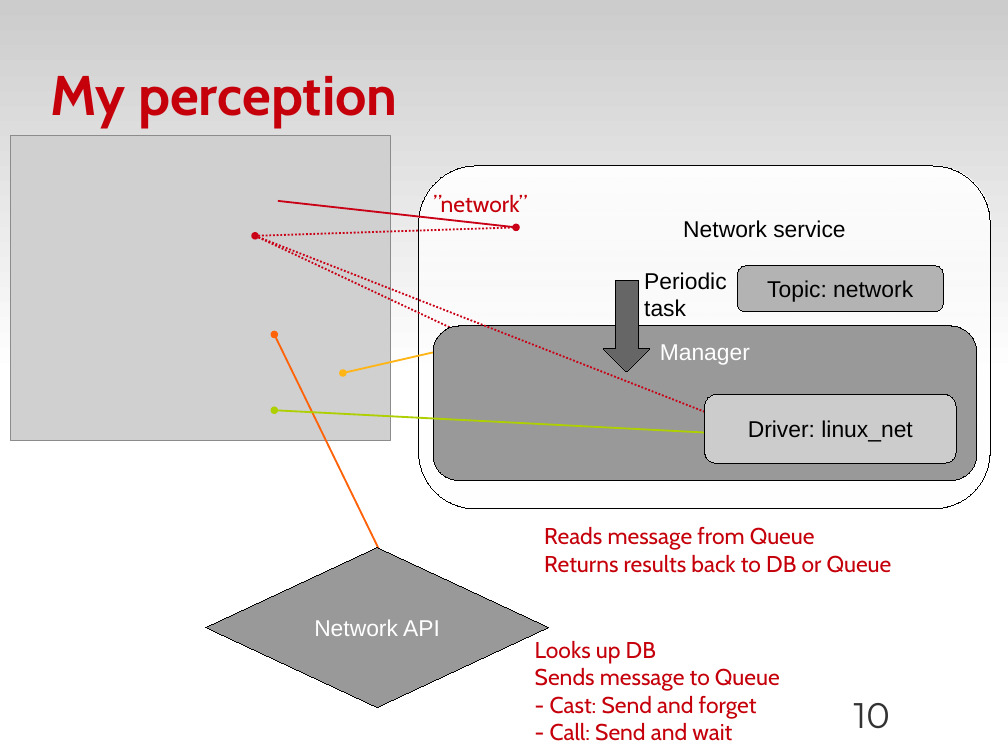
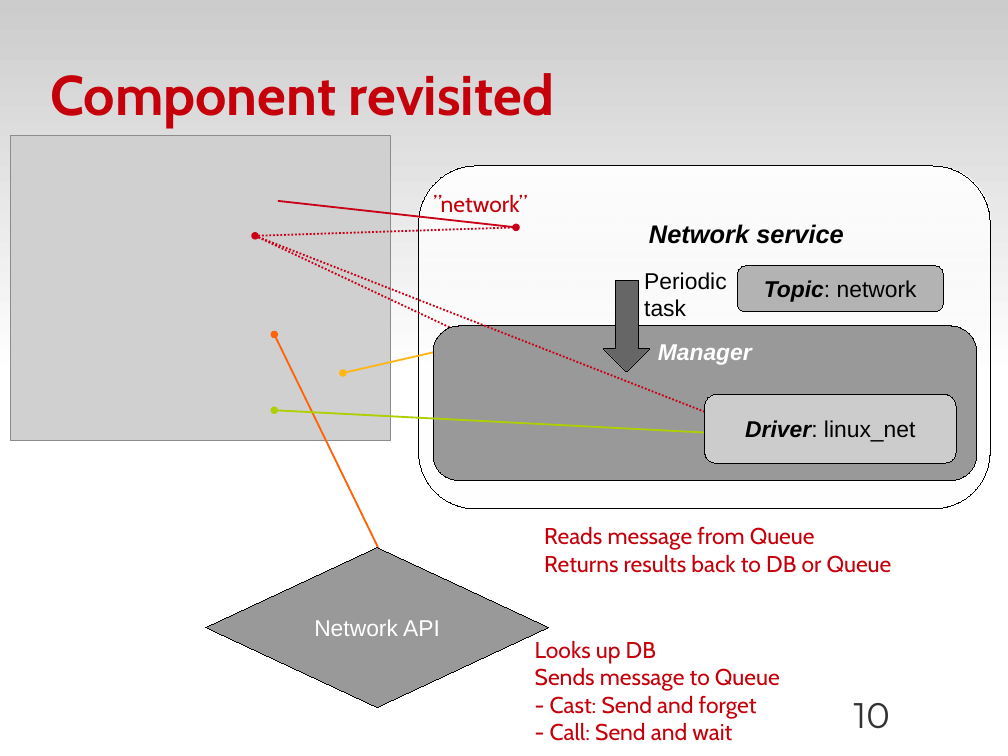
Before and after one commit to zyluo/talk-COSUG-2012, a slide deck: slide 10 of COSUG-2012-LZY.odp. Drawn at 1008x756 pixels with LibreOffice and Linux fonts; fonts in the diff are those of the drawing; grey boxes stand for pictures; background and template pictures are left out. Boxes give left, top, right and bottom in pixels: in the first picture for what was removed or moved away, otherwise in the second. Text is boxed around its words. In the diff, an @@ line names an element or a change of style, - is before the commit and + after.

Commit message:
fix more typos

```diff
--- a/COSUG-2012-LZY.odp
+++ b/COSUG-2012-LZY.odp
@@ title at (x1=50, y1=73, x2=554, y2=128): text changed @@
-My perception
+Component revisited
@@ rounded rectangle "Network service" at (x1=419, y1=166, x2=991, y2=509): size 18 to 20 pt, bold on, italic on @@
@@ rounded rectangle "Topic: network" at (x1=737, y1=266, x2=943, y2=312): bold on, italic on in "Topic:" @@
@@ rounded rectangle "Manager" at (x1=434, y1=326, x2=978, y2=480): bold on, italic on @@
@@ rounded rectangle "Driver: linux_net" at (x1=705, y1=394, x2=957, y2=463): bold on, italic on in "Driver:" @@
```
Also in this commit, not shown: 6 other slides changed.
